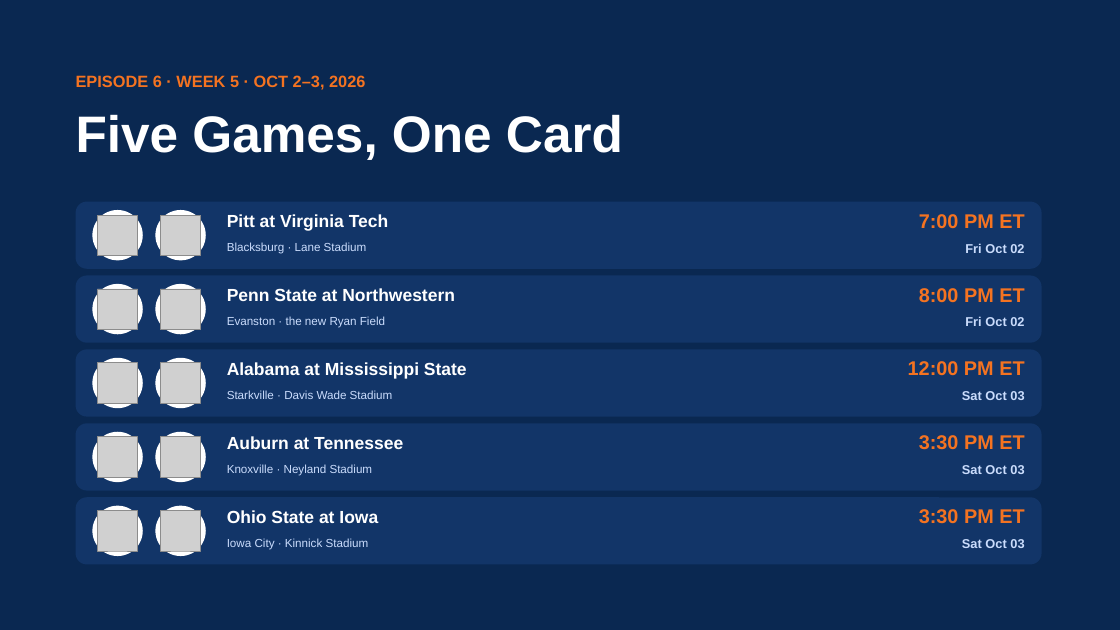
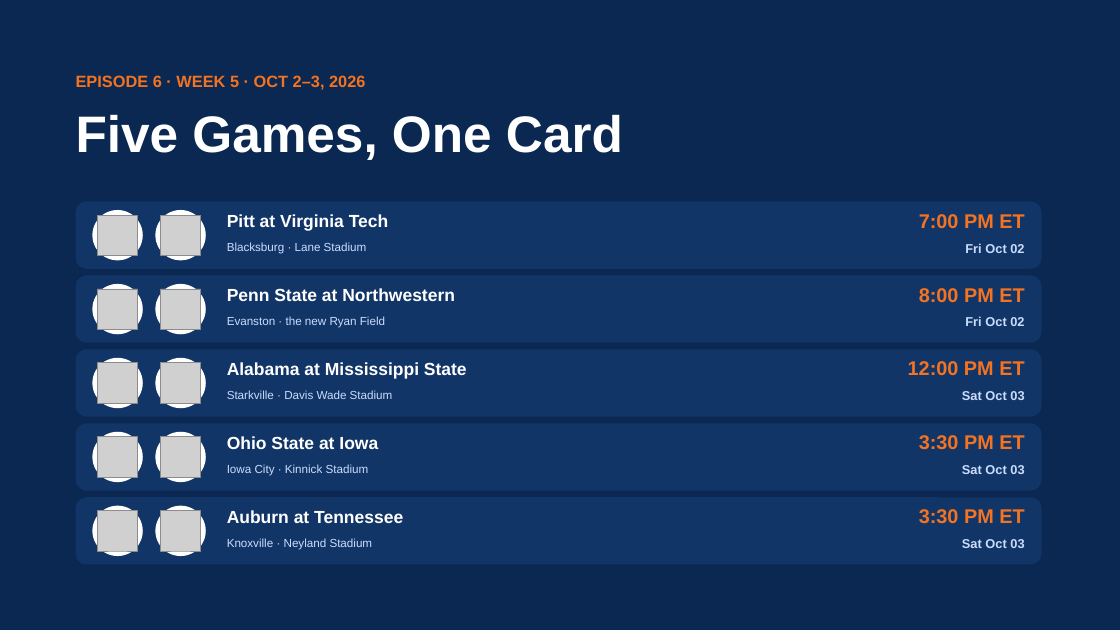
Before and after one commit to lucasalvarezflorida-lab/ncaa-fbs-analytics, a slide deck: slide 4 of decks/2026_Week5_Episode6.pptx. Drawn at 1120x630 pixels with LibreOffice and Linux fonts; fonts in the diff are those of the drawing; grey boxes stand for pictures. Boxes give left, top, right and bottom in pixels: in the first picture for what was removed or moved away, otherwise in the second. Text is boxed around its words. In the diff, an @@ line names an element or a change of style, - is before the commit and + after.

```diff
--- a/decks/2026_Week5_Episode6.pptx
+++ b/decks/2026_Week5_Episode6.pptx
@@ text "Ohio State at Iowa": place and size @@
-text "Ohio State at Iowa" at [227, 510, 378, 523]
+text "Ohio State at Iowa" at [227, 436, 378, 449]
@@ text "Iowa City · Kinnick Stadium": place and size @@
-text "Iowa City · Kinnick Stadium" at [227, 538, 369, 550]
+text "Iowa City · Kinnick Stadium" at [227, 464, 369, 476]
@@ text "Auburn at Tennessee": place and size @@
-text "Auburn at Tennessee" at [227, 436, 403, 449]
+text "Auburn at Tennessee" at [227, 510, 403, 523]
@@ text "Knoxville · Neyland Stadium": place and size @@
-text "Knoxville · Neyland Stadium" at [227, 464, 373, 476]
+text "Knoxville · Neyland Stadium" at [227, 538, 373, 550]
```
Also in this commit, not shown: 1 other slide changed, 4 other files.
